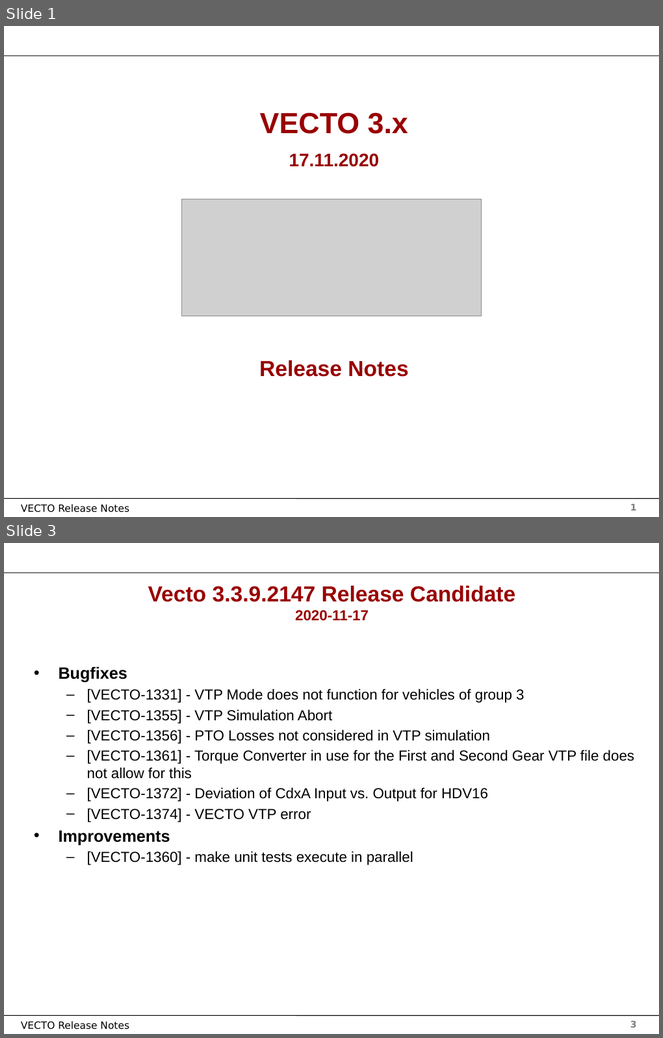
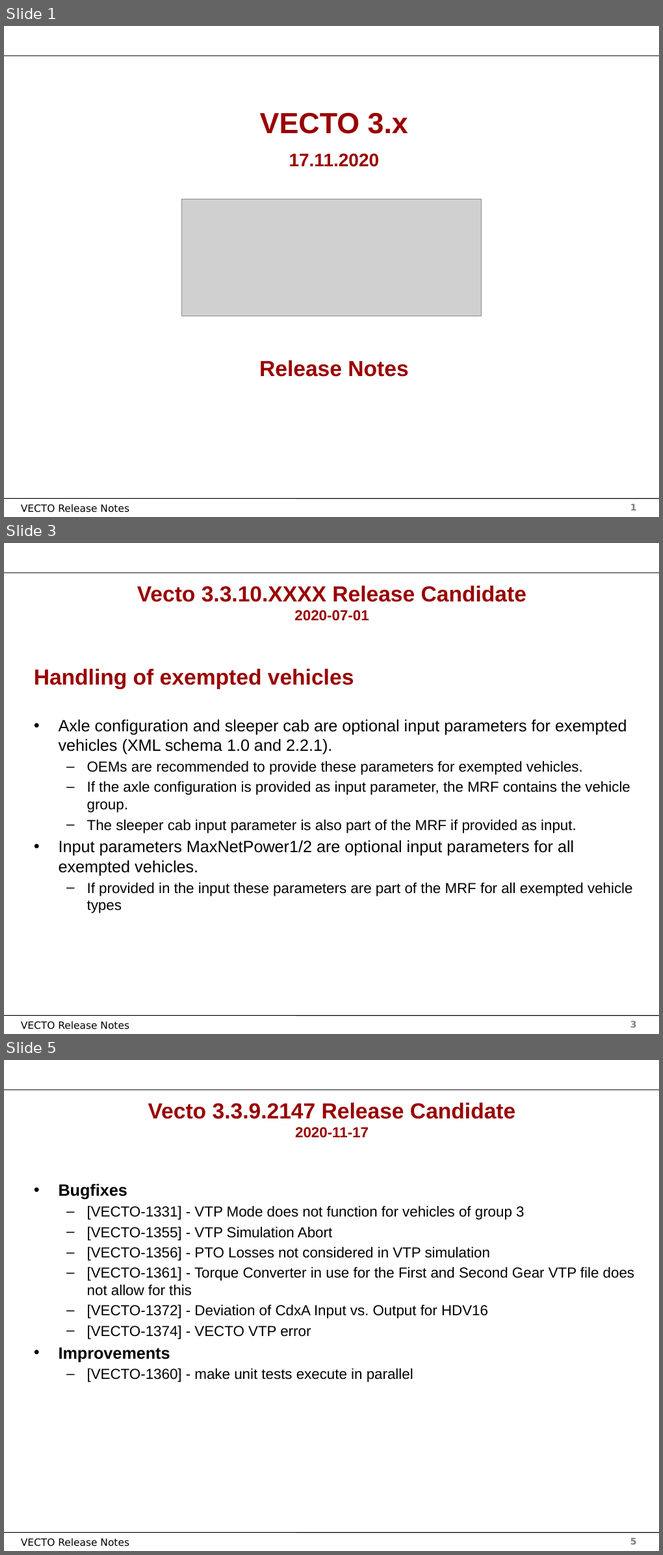
Before and after one commit to tanawadeatharva/BharatVECTO, a slide deck: Documentation/User Manual Source/Release Notes Vecto3.x.pptx. Shown one above the other, each under a label of ours: slides 1 and 3 before the commit, slides 1, 3 and 5 after it; the slides between them are not shown. The pictures are 663x1038 and 663x1555 pixels, drawn with LibreOffice and Linux fonts; fonts in the diff are those of the drawing; grey boxes stand for pictures; background and template pictures are left out. Boxes give left, top, right and bottom in pixels: in the first picture for what was removed or moved away, otherwise in the second. Text is boxed around its words. In the diff, an @@ line names an element or a change of style, - is before the commit and + after.

```diff
--- a/Documentation/User Manual Source/Release Notes Vecto3.x.pptx
+++ b/Documentation/User Manual Source/Release Notes Vecto3.x.pptx
@@ slide 3 added at [4, 543, 659, 1034], background #FFFFFF; not listed: 4 template elements that a slide beside it also shows @@
@@ title added at [137, 585, 527, 621], 24 pt, text #990000, bold @@
+Vecto 3.3.10.XXXX Release Candidate
+2020-07-01
@@ text added at [34, 668, 633, 913], 16 pt, text #000000 @@
+Handling of exempted vehicles
+• Axle configuration and sleeper cab are optional input parameters for exempted vehicles (XML schema 1.0 and 2.2.1).
+  – OEMs are recommended to provide these parameters for exempted vehicles.
+  – If the axle configuration is provided as input parameter, the MRF contains the vehicle group.
+  – The sleeper cab input parameter is also part of the MRF if provided as input.
+• Input parameters MaxNetPower1/2 are optional input parameters for all exempted vehicles.
+  – If provided in the input these parameters are part of the MRF for all exempted vehicle types
@@ what was slide 3 is now slide 5 @@
@@ page number at [631, 1538, 637, 1545]: text changed @@
-3
+5
```
Also in this commit, not shown: 1 slide changed, 1 other slide added.
